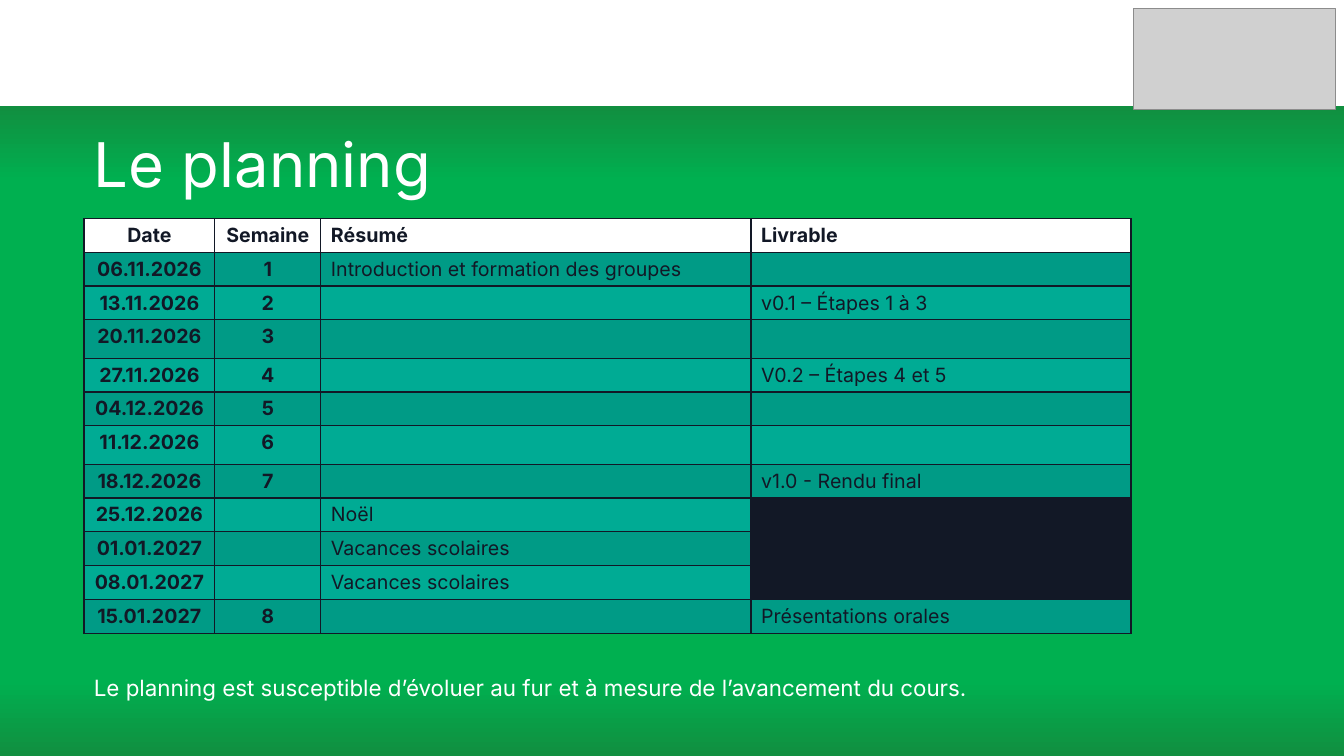
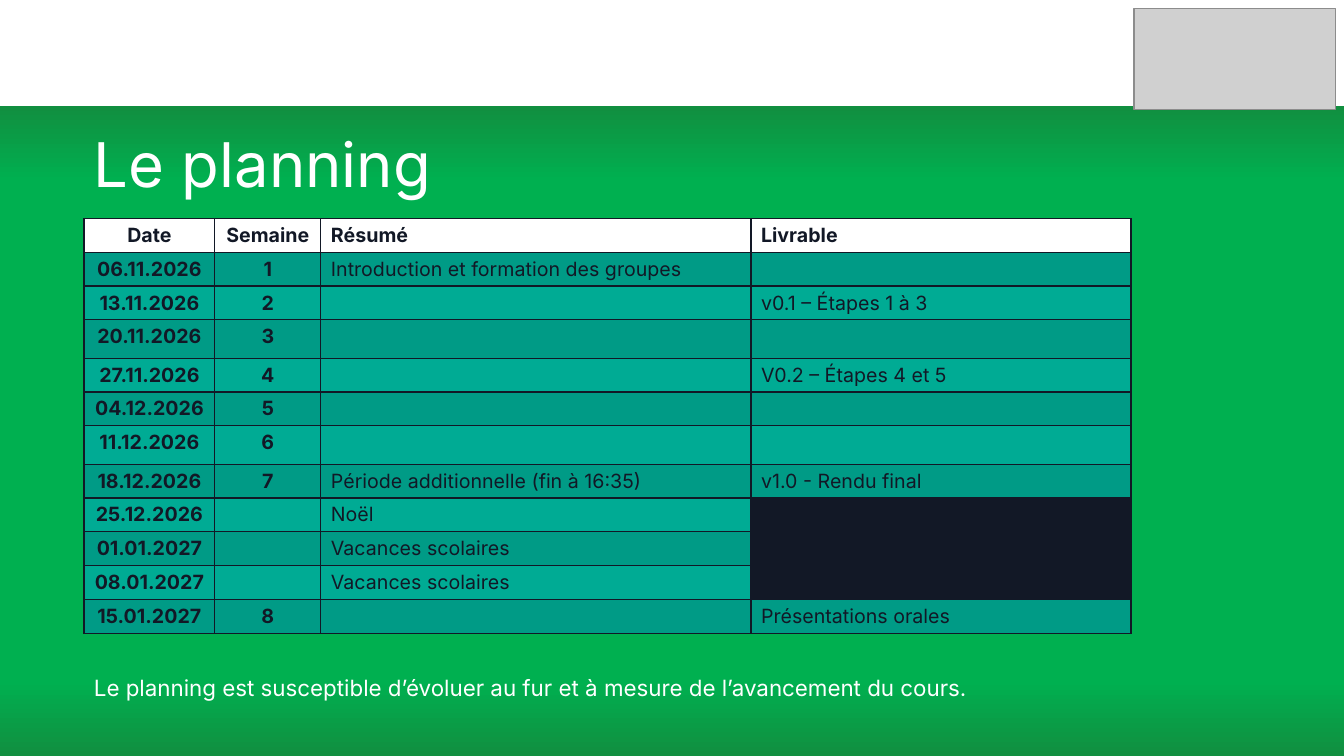
Before and after one commit to BurkhalterY/CPNV-ProjDBPy, a slide deck: slide 3 of Presentation.pptx. Drawn at 1344x756 pixels with LibreOffice and Linux fonts; fonts in the diff are those of the drawing; grey boxes stand for pictures. Boxes give left, top, right and bottom in pixels: in the first picture for what was removed or moved away, otherwise in the second. Text is boxed around its words. In the diff, an @@ line names an element or a change of style, - is before the commit and + after.

```diff
--- a/Presentation.pptx
+++ b/Presentation.pptx
@@ table at box(84, 219, 1131, 636) @@
-row 8, column 3: 
+row 8, column 3: Période additionnelle (fin à 16:35)
```
Also in this commit, not shown: 1 other slide changed, 1 other file.
